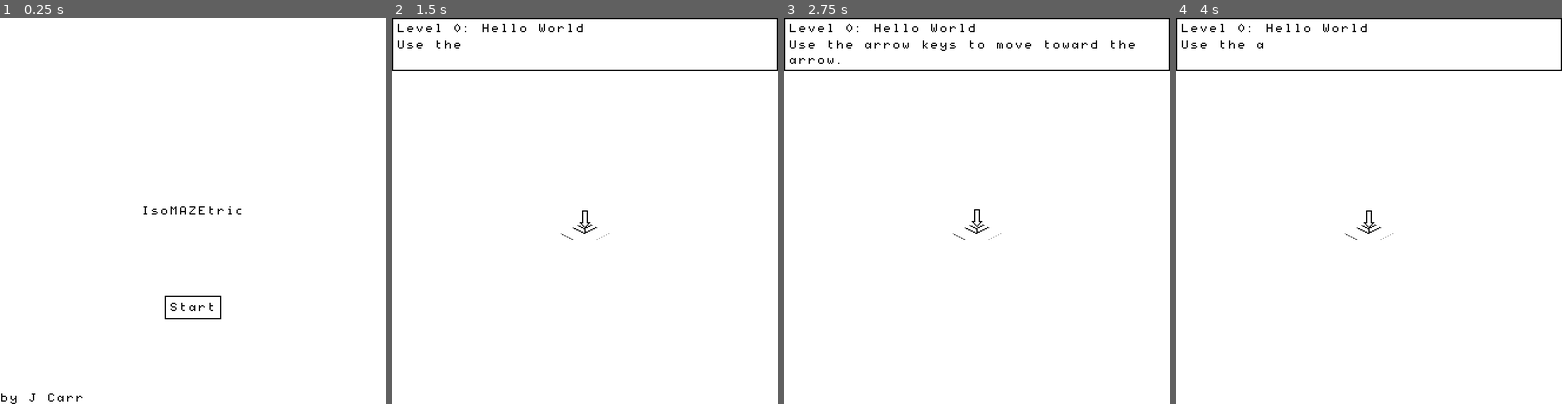
Above: before the commit, frames 1-4 (left to right).
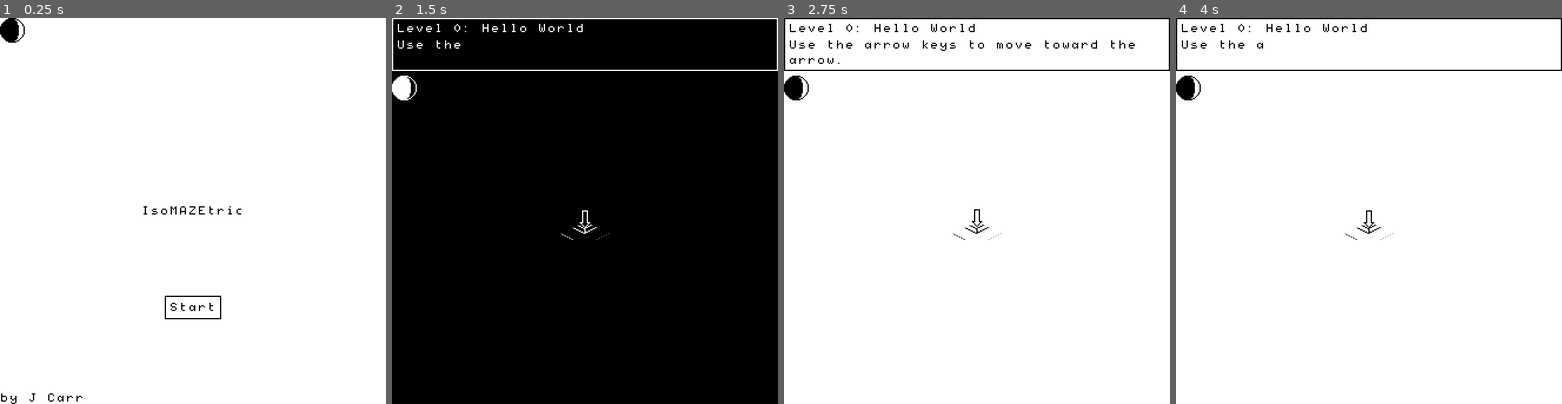
Above: after the commit, the same moments.

Repository: jlcarr/IsoMAZEtric
Game: Godot game, scene res://Menu/Menu.tscn
Two runs of this game, one before a commit and one after it. Both use one fixed random seed, a clock stepped at 60 frames per second and the inputs below.
Inputs (mouse positions are in pixels of both pictures, inside the frame that each line leads up to):
- Up to frame 1 (0.25 s): no input
- Up to frame 2 (1.5 s): click (403, 29) at 0.52 s; click "Start" at 1.25 s
- Up to frame 3 (2.75 s): click (977, 87) at 2.02 s
- Up to frame 4 (4 s): tap Enter (ui_accept) at 2.75, 3.02, 3.77 s; hold Right (ui_right) 2.78-3.53 s; hold Down (ui_down) from 3.53 s (still down)

The runs differ from the first frame. In frame 1, 0.3% of the frame differs, in the area x 0-7%, y 0-7%; in frame 2, 100%, in the area x 0-100%, y 0-100%; in frame 3, 0.3%; in frame 4, 0.3%.

Commit message:
Added dark mode. Also prepare for CI.

Diff:
--- /dev/null
+++ b/src/ColorInvert.tres
@@ -0,0 +1,14 @@
+[gd_resource type="ShaderMaterial" load_steps=2 format=2]
+
+[sub_resource type="Shader" id=3]
+code = "shader_type canvas_item;
+render_mode unshaded;
+
+void fragment(){
+	vec4 color = texture(SCREEN_TEXTURE, SCREEN_UV);
+	color.rgb = 1.0 - color.rgb;
+	COLOR = color;
+}"
+
+[resource]
+shader = SubResource( 3 )
--- a/src/Levels.gd
+++ b/src/Levels.gd
@@ -1,6 +1,7 @@
 extends Node
 
 var current_level = 0
+var darkmode = false
 
 var victory = false
 var victory_level = 8
--- a/src/Main/Main.gd
+++ b/src/Main/Main.gd
@@ -2,8 +2,8 @@
 
 onready var FPSLabel = get_node("FPSLabel")
 
-onready var LevelName = get_node("LevelText/Container/LevelName")
-onready var LevelHint = get_node("LevelText/Container/LevelHint")
+onready var LevelName = get_node("LevelTextContainer/LevelText/Container/LevelName")
+onready var LevelHint = get_node("LevelTextContainer/LevelText/Container/LevelHint")
 onready var FinishLabel = get_node("Finish").find_node("Label")
 
 # Load all the tiles
@@ -27,6 +27,7 @@
 onready var player = self.find_node("Player")
 
 func _ready():
+	get_node("ColorInverter").visible = Levels.darkmode
 	get_tree().paused = false
 
 	obj_list.append(player)
@@ -46,7 +47,8 @@
 		construct_level(level_array)
 	player.position(player.orig)
 
-	$HintAnimationPlayer.play("HintText")
+	# Now the level is done: show the hint
+	get_node("HintAnimationPlayer").play("HintText")
 
 func _input(event):
 	if event.is_action_pressed("ui_rotate"):
@@ -84,3 +86,8 @@
 
 func _process(delta):
 	FPSLabel.text = str(Engine.get_frames_per_second()) + " fps"
+
+
+func _on_DarkMode_pressed():
+	Levels.darkmode = not Levels.darkmode
+	get_node("ColorInverter").visible = Levels.darkmode
--- a/src/Main/Main.tscn
+++ b/src/Main/Main.tscn
@@ -6,6 +6,8 @@
 [ext_resource path="res://Tiles/Player/player.tscn" type="PackedScene" id=4]
 [ext_resource path="res://Tiles/Player/player.gd" type="Script" id=5]
 [ext_resource path="res://Main/LevelFinish.gd" type="Script" id=6]
+[ext_resource path="res://ColorInvert.tres" type="Material" id=7]
+[ext_resource path="res://moon.png" type="Texture" id=8]
 
 [sub_resource type="Animation" id=1]
 resource_name = "Message"
@@ -39,7 +41,7 @@
 [sub_resource type="Animation" id=2]
 resource_name = "HintText"
 tracks/0/type = "value"
-tracks/0/path = NodePath("LevelText/Container/LevelHint:percent_visible")
+tracks/0/path = NodePath("LevelTextContainer/LevelText/Container/LevelHint:percent_visible")
 tracks/0/interp = 1
 tracks/0/loop_wrap = true
 tracks/0/imported = false
@@ -50,6 +52,16 @@
 "update": 0,
 "values": [ 0.0, 1.0 ]
 }
+
+[sub_resource type="StyleBoxEmpty" id=3]
+
+[sub_resource type="StyleBoxEmpty" id=4]
+
+[sub_resource type="StyleBoxEmpty" id=5]
+
+[sub_resource type="StyleBoxEmpty" id=6]
+
+[sub_resource type="StyleBoxEmpty" id=7]
 
 [node name="Main" type="Spatial"]
 script = ExtResource( 2 )
@@ -120,25 +132,31 @@
 "_edit_use_anchors_": false
 }
 
-[node name="LevelText" type="PanelContainer" parent="."]
+[node name="LevelTextContainer" type="VBoxContainer" parent="."]
 anchor_right = 1.0
-margin_bottom = 39.0
-size_flags_horizontal = 2
+__meta__ = {
+"_edit_use_anchors_": false
+}
+
+[node name="LevelText" type="PanelContainer" parent="LevelTextContainer"]
+margin_right = 656.0
+margin_bottom = 32.0
+size_flags_horizontal = 3
 size_flags_vertical = 4
 custom_styles/panel = ExtResource( 1 )
 __meta__ = {
 "_edit_use_anchors_": false
 }
 
-[node name="Container" type="VBoxContainer" parent="LevelText"]
+[node name="Container" type="VBoxContainer" parent="LevelTextContainer/LevelText"]
 margin_left = 4.0
-margin_top = 7.0
+margin_top = 4.0
 margin_right = 652.0
-margin_bottom = 31.0
+margin_bottom = 28.0
 size_flags_horizontal = 9
 size_flags_vertical = 4
 
-[node name="LevelName" type="Label" parent="LevelText/Container"]
+[node name="LevelName" type="Label" parent="LevelTextContainer/LevelText/Container"]
 margin_right = 648.0
 margin_bottom = 10.0
 custom_fonts/font = ExtResource( 3 )
@@ -148,7 +166,7 @@
 "_edit_use_anchors_": false
 }
 
-[node name="LevelHint" type="Label" parent="LevelText/Container"]
+[node name="LevelHint" type="Label" parent="LevelTextContainer/LevelText/Container"]
 margin_top = 14.0
 margin_right = 648.0
 margin_bottom = 24.0
@@ -157,6 +175,20 @@
 text = "Level's hint text directing you."
 autowrap = true
 percent_visible = 0.0
+__meta__ = {
+"_edit_use_anchors_": false
+}
+
+[node name="DarkMode" type="Button" parent="LevelTextContainer"]
+margin_top = 36.0
+margin_right = 656.0
+margin_bottom = 57.0
+custom_styles/hover = SubResource( 3 )
+custom_styles/pressed = SubResource( 4 )
+custom_styles/focus = SubResource( 5 )
+custom_styles/disabled = SubResource( 6 )
+custom_styles/normal = SubResource( 7 )
+icon = ExtResource( 8 )
 __meta__ = {
 "_edit_use_anchors_": false
 }
@@ -176,3 +208,15 @@
 __meta__ = {
 "_edit_use_anchors_": false
 }
+
+[node name="ColorInverter" type="ColorRect" parent="."]
+visible = false
+material = ExtResource( 7 )
+anchor_right = 1.0
+anchor_bottom = 1.0
+mouse_filter = 2
+__meta__ = {
+"_edit_use_anchors_": false
+}
+
+[connection signal="pressed" from="LevelTextContainer/DarkMode" to="." method="_on_DarkMode_pressed"]
--- a/src/Menu/Menu.gd
+++ b/src/Menu/Menu.gd
@@ -1,4 +1,7 @@
 extends Control
+
+func _ready():
+	get_node("ColorInverter").visible = Levels.darkmode
 
 func start():
 	get_tree().change_scene("res://Main/Main.tscn")
@@ -6,3 +9,7 @@
 func _input(event):
 	if event.is_action_pressed("ui_accept"):
 		start()
+
+func _on_DarkMode_pressed():
+	Levels.darkmode = not Levels.darkmode
+	get_node("ColorInverter").visible = Levels.darkmode
--- a/src/Menu/Menu.tscn
+++ b/src/Menu/Menu.tscn
@@ -1,8 +1,10 @@
-[gd_scene load_steps=6 format=2]
+[gd_scene load_steps=13 format=2]
 
 [ext_resource path="res://Minitel.ttf" type="DynamicFontData" id=1]
 [ext_resource path="res://Theme.tres" type="StyleBox" id=2]
 [ext_resource path="res://Menu/Menu.gd" type="Script" id=3]
+[ext_resource path="res://ColorInvert.tres" type="Material" id=4]
+[ext_resource path="res://moon.png" type="Texture" id=5]
 
 [sub_resource type="DynamicFont" id=1]
 size = 8
@@ -11,6 +13,16 @@
 [sub_resource type="DynamicFont" id=2]
 size = 8
 font_data = ExtResource( 1 )
+
+[sub_resource type="StyleBoxEmpty" id=4]
+
+[sub_resource type="StyleBoxEmpty" id=5]
+
+[sub_resource type="StyleBoxEmpty" id=6]
+
+[sub_resource type="StyleBoxEmpty" id=7]
+
+[sub_resource type="StyleBoxEmpty" id=3]
 
 [node name="Menu" type="Control"]
 anchor_right = 1.0
@@ -77,4 +89,30 @@
 "_edit_use_anchors_": false
 }
 
+[node name="DarkMode" type="Button" parent="."]
+margin_right = 21.0
+margin_bottom = 21.0
+custom_styles/hover = SubResource( 4 )
+custom_styles/pressed = SubResource( 5 )
+custom_styles/focus = SubResource( 6 )
+custom_styles/disabled = SubResource( 7 )
+custom_styles/normal = SubResource( 3 )
+icon = ExtResource( 5 )
+__meta__ = {
+"_edit_use_anchors_": false
+}
+
+[node name="ColorInverter" type="ColorRect" parent="."]
+visible = false
+material = ExtResource( 4 )
+anchor_right = 1.0
+anchor_bottom = 1.0
+mouse_filter = 2
+size_flags_horizontal = 3
+size_flags_vertical = 3
+__meta__ = {
+"_edit_use_anchors_": false
+}
+
 [connection signal="pressed" from="Start" to="." method="start"]
+[connection signal="pressed" from="DarkMode" to="." method="_on_DarkMode_pressed"]
--- a/src/Victory/Victory.gd
+++ b/src/Victory/Victory.gd
@@ -1,10 +1,18 @@
 extends Control
 
+func _ready():
+	get_node("ColorInverter").visible = Levels.darkmode
 
 func _on_Menu_pressed():
+	Levels.current_level = 0
 	get_tree().change_scene("res://Menu/Menu.tscn")
 
 
 func _on_RandomLevels_pressed():
 	Levels.current_level = Levels.victory_level + 1
 	get_tree().change_scene("res://Main/Main.tscn")
+
+
+func _on_DarkMode_pressed():
+	Levels.darkmode = not Levels.darkmode
+	get_node("ColorInverter").visible = Levels.darkmode
--- a/src/Victory/Victory.tscn
+++ b/src/Victory/Victory.tscn
@@ -1,8 +1,10 @@
-[gd_scene load_steps=6 format=2]
+[gd_scene load_steps=13 format=2]
 
 [ext_resource path="res://Minitel.ttf" type="DynamicFontData" id=1]
 [ext_resource path="res://Theme.tres" type="StyleBox" id=2]
 [ext_resource path="res://Victory/Victory.gd" type="Script" id=3]
+[ext_resource path="res://ColorInvert.tres" type="Material" id=4]
+[ext_resource path="res://moon.png" type="Texture" id=5]
 
 [sub_resource type="DynamicFont" id=1]
 size = 8
@@ -11,6 +13,16 @@
 [sub_resource type="DynamicFont" id=2]
 size = 8
 font_data = ExtResource( 1 )
+
+[sub_resource type="StyleBoxEmpty" id=3]
+
+[sub_resource type="StyleBoxEmpty" id=4]
+
+[sub_resource type="StyleBoxEmpty" id=5]
+
+[sub_resource type="StyleBoxEmpty" id=6]
+
+[sub_resource type="StyleBoxEmpty" id=7]
 
 [node name="Menu" type="Control"]
 anchor_right = 1.0
@@ -100,5 +112,26 @@
 "_edit_use_anchors_": false
 }
 
+[node name="DarkMode" type="Button" parent="."]
+margin_right = 21.0
+margin_bottom = 21.0
+custom_styles/hover = SubResource( 3 )
+custom_styles/pressed = SubResource( 4 )
+custom_styles/focus = SubResource( 5 )
+custom_styles/disabled = SubResource( 6 )
+custom_styles/normal = SubResource( 7 )
+icon = ExtResource( 5 )
+__meta__ = {
+"_edit_use_anchors_": false
+}
+
+[node name="ColorInverter" type="ColorRect" parent="."]
+visible = false
+material = ExtResource( 4 )
+anchor_right = 1.0
+anchor_bottom = 1.0
+mouse_filter = 2
+
 [connection signal="pressed" from="VBoxContainer/Menu" to="." method="_on_Menu_pressed"]
 [connection signal="pressed" from="VBoxContainer/RandomLevels" to="." method="_on_RandomLevels_pressed"]
+[connection signal="pressed" from="DarkMode" to="." method="_on_DarkMode_pressed"]
Not shown: 1 places in src/Main/Main.tscn that only renumber resources
Not shown, added: src/export_presets.cfg
Binary file added: src/moon.png
Not shown, added: src/moon.png.import
Not shown, changed: .gitignore
Not shown, changed: README.md
